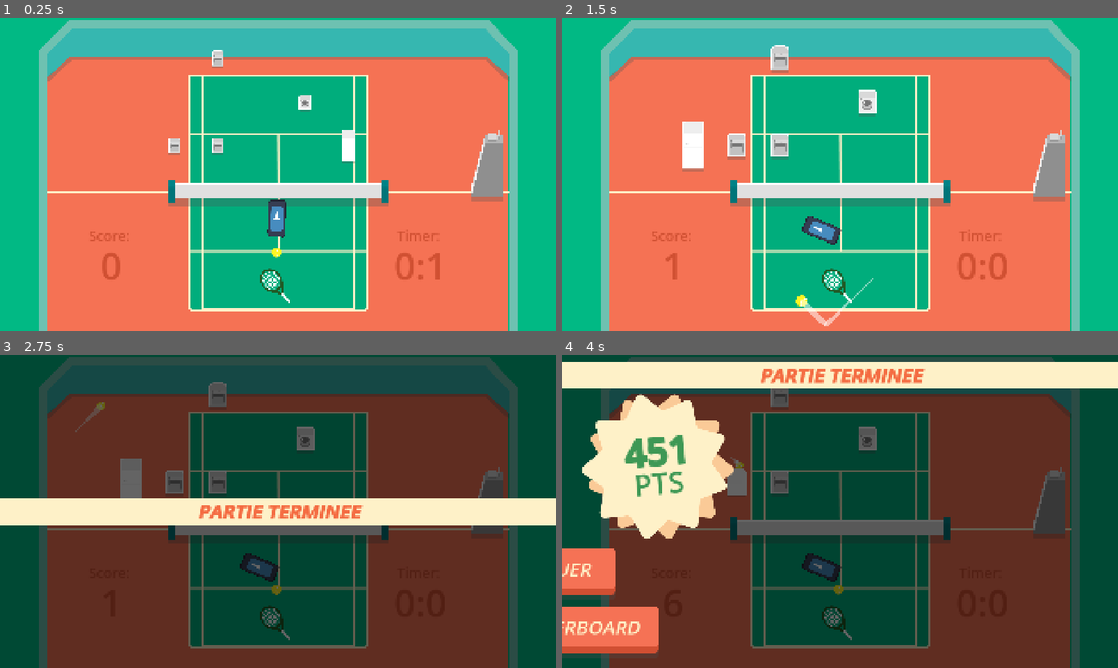
Above: before the commit, frames 1-4 (two rows, left to right).
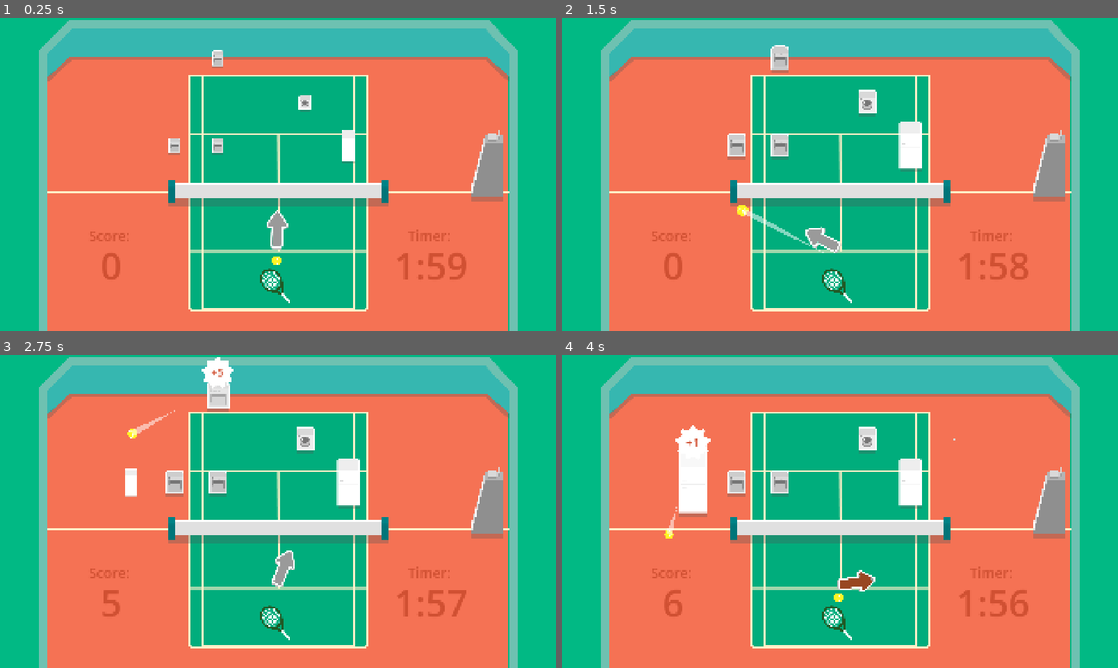
Above: after the commit, the same moments.

Repository: VeryKoolGames/ace_electromenager
Game: Godot game, scene res://Assets/Scenes/Main/main.tscn
Same seed, same stepped clock (60 frames per second), same inputs: the game is played once before the commit and once after it. The engine's default icon, where the game draws it, is replaced by a stand-in: a white triangle on a blue panel in a dark square.
Inputs (mouse positions are in pixels of both pictures, inside the frame that each line leads up to):
- Up to frame 1 (0.25 s): no input
- Up to frame 2 (1.5 s): move the mouse to (962, 158) at 0.52 s; press the mouse at (962, 158) at 0.53 s; move the mouse to (728, 190) at 1.27 s; release the mouse at (728, 190) at 1.28 s; click (728, 190) at 1.35 s
- Up to frame 3 (2.75 s): move the mouse to (333, 442) at 2.02 s; press the mouse at (333, 442) at 2.03 s
- Up to frame 4 (4 s): move the mouse to (812, 574) at 2.77 s; release the mouse at (812, 574) at 2.78 s; click (812, 574) at 2.85 s; move the mouse to (1006, 558) at 3.52 s; press the mouse at (1006, 558) at 3.53 s

The runs differ from the first frame. In frame 1, 1.0% of the frame differs, in the area x 48-84%, y 58-84%; in frame 2, 2.9%; in frame 3, 100%, in the area x 0-100%, y 0-100%; in frame 4, 99%.

Commit message:
incorporate aiming arrow and aiming shot logic

Diff:
--- a/Arrow_Ben.tscn
+++ b/Arrow_Ben.tscn
@@ -1,31 +1,43 @@
-[gd_scene load_steps=4 format=3 uid="uid://dq78x6xcm7yce"]
+[gd_scene load_steps=6 format=3 uid="uid://d28a62ng3fy67"]
 
 [ext_resource type="Texture2D" uid="uid://b6a45wq318l42" path="res://Assets/sprites/ArrowShadow.png" id="1_1upm3"]
 [ext_resource type="Texture2D" uid="uid://d21h63ije38ig" path="res://Assets/sprites/ArrowOutline.png" id="1_6ldg8"]
+[ext_resource type="Script" uid="uid://cane2476nvaiy" path="res://Assets/Scripts/Player/aiming_arrow.gd" id="1_rtyix"]
 [ext_resource type="Texture2D" uid="uid://dh2r6qo86pl08" path="res://Assets/sprites/ArrowBG.png" id="3_hlygf"]
+[ext_resource type="Texture2D" uid="uid://dt4px3bfwa856" path="res://Assets/sprites/Rectangle 153.png" id="4_hlygf"]
 
-[node name="Node2D" type="Node2D"]
+[node name="AimingArrow" type="Node2D"]
+script = ExtResource("1_rtyix")
+fill_speed = 200.0
 
 [node name="ArrowShadow" type="Sprite2D" parent="."]
 modulate = Color(0.733005, 0.733005, 0.733005, 1)
-position = Vector2(0, 11)
+position = Vector2(0, 8)
 texture = ExtResource("1_1upm3")
+offset = Vector2(0, -130)
 
 [node name="ArrowOutline" type="Sprite2D" parent="."]
 texture = ExtResource("1_6ldg8")
+offset = Vector2(0, -130)
 
 [node name="Arrow_Fill" type="Sprite2D" parent="."]
 modulate = Color(0.605274, 0.605274, 0.605274, 1)
-position = Vector2(0, 1)
 texture = ExtResource("3_hlygf")
+offset = Vector2(0, -130)
 
 [node name="Mask" type="Sprite2D" parent="."]
 modulate = Color(0.605274, 0.605274, 0.605274, 1)
 clip_children = 1
-position = Vector2(0, 1)
 texture = ExtResource("3_hlygf")
+offset = Vector2(0, -130)
 
-[node name="Force_Level" type="Sprite2D" parent="Mask"]
-modulate = Color(0.983867, 0.463931, 0.223168, 1)
-position = Vector2(0, -1)
-texture = ExtResource("3_hlygf")
+[node name="StrengthTextureBar" type="TextureProgressBar" parent="Mask"]
+offset_left = -71.0
+offset_top = -251.0
+offset_right = 69.0
+offset_bottom = -8.0
+pivot_offset = Vector2(70, 243)
+fill_mode = 3
+nine_patch_stretch = true
+texture_progress = ExtResource("4_hlygf")
+tint_progress = Color(0.984314, 0.462745, 0.223529, 1)
--- a/Assets/Resources/DrillShot.tres
+++ b/Assets/Resources/DrillShot.tres
@@ -7,6 +7,6 @@
 script = ExtResource("1_hg3by")
 name = "Drill Shot"
 type = 1
-duration = 15.0
+duration = 5.0
 sprite = ExtResource("2_hg3by")
 metadata/_custom_type_script = "uid://1624y4xhog4a"
--- a/Assets/Resources/TripleShot.tres
+++ b/Assets/Resources/TripleShot.tres
@@ -7,6 +7,6 @@
 script = ExtResource("1_r27jd")
 name = "Triple Shot"
 type = 0
-duration = 15.0
+duration = 5.0
 sprite = ExtResource("2_sextf")
 metadata/_custom_type_script = "uid://1624y4xhog4a"
--- a/Assets/Resources/res_leaderboard_line.gd
+++ b/Assets/Resources/res_leaderboard_line.gd
@@ -1,15 +1,11 @@
 extends Resource
-class_name ResPowerUp
+class_name ResLeaderboardLine
 
-enum PowerUpEnum {
-	TRIPLE_SHOT,
-	DRILL_SHOT,
-}
+var name: String
+var place: int
+var score: int
 
-@export var name: String
-@export var type: PowerUpEnum
-@export var duration: float
-@export var sprite: Texture2D
-
-# Node to which this resource is attached
-var node: Node
+func _init(_name: String, _place: int, _score: int) -> void:
+	name = _name
+	place = _place
+	score = _score
--- a/Assets/Resources/res_power_up.gd
+++ b/Assets/Resources/res_power_up.gd
@@ -1,11 +1,15 @@
 extends Resource
-class_name ResLeaderboardLine
+class_name ResPowerUp
 
-var name: String
-var place: int
-var score: int
+enum PowerUpEnum {
+	TRIPLE_SHOT,
+	DRILL_SHOT,
+}
 
-func _init(_name: String, _place: int, _score: int) -> void:
-	name = _name
-	place = _place
-	score = _score
+@export var name: String
+@export var type: PowerUpEnum
+@export var duration: float
+@export var sprite: Texture2D
+
+# Node to which this resource is attached
+var node: Node
--- a/Assets/Scenes/Main/main.tscn
+++ b/Assets/Scenes/Main/main.tscn
@@ -63,6 +63,45 @@
 &"star_rotation": SubResource("Animation_g20yk")
 }
 
+[sub_resource type="Animation" id="Animation_lcdef"]
+length = 0.001
+tracks/0/type = "value"
+tracks/0/imported = false
+tracks/0/enabled = true
+tracks/0/path = NodePath("Star:position")
+tracks/0/interp = 1
+tracks/0/loop_wrap = true
+tracks/0/keys = {
+"times": PackedFloat32Array(0),
+"transitions": PackedFloat32Array(1),
+"update": 0,
+"values": [Vector2(-765, 152)]
+}
+tracks/1/type = "value"
+tracks/1/imported = false
+tracks/1/enabled = true
+tracks/1/path = NodePath("VBoxContainer:position")
+tracks/1/interp = 1
+tracks/1/loop_wrap = true
+tracks/1/keys = {
+"times": PackedFloat32Array(0),
+"transitions": PackedFloat32Array(1),
+"update": 0,
+"values": [Vector2(-764, 632)]
+}
+tracks/2/type = "value"
+tracks/2/imported = false
+tracks/2/enabled = true
+tracks/2/path = NodePath("Banner:position")
+tracks/2/interp = 1
+tracks/2/loop_wrap = true
+tracks/2/keys = {
+"times": PackedFloat32Array(0),
+"transitions": PackedFloat32Array(1),
+"update": 0,
+"values": [Vector2(2030, 494.5)]
+}
+
 [sub_resource type="Animation" id="Animation_oaiys"]
 resource_name = "end_game_enter"
 length = 2.5
@@ -103,45 +142,6 @@
 "values": [Vector2(-764, 632), Vector2(-764, 632), Vector2(150, 632), Vector2(76, 632)]
 }
 
-[sub_resource type="Animation" id="Animation_lcdef"]
-length = 0.001
-tracks/0/type = "value"
-tracks/0/imported = false
-tracks/0/enabled = true
-tracks/0/path = NodePath("Star:position")
-tracks/0/interp = 1
-tracks/0/loop_wrap = true
-tracks/0/keys = {
-"times": PackedFloat32Array(0),
-"transitions": PackedFloat32Array(1),
-"update": 0,
-"values": [Vector2(-765, 152)]
-}
-tracks/1/type = "value"
-tracks/1/imported = false
-tracks/1/enabled = true
-tracks/1/path = NodePath("VBoxContainer:position")
-tracks/1/interp = 1
-tracks/1/loop_wrap = true
-tracks/1/keys = {
-"times": PackedFloat32Array(0),
-"transitions": PackedFloat32Array(1),
-"update": 0,
-"values": [Vector2(-764, 632)]
-}
-tracks/2/type = "value"
-tracks/2/imported = false
-tracks/2/enabled = true
-tracks/2/path = NodePath("Banner:position")
-tracks/2/interp = 1
-tracks/2/loop_wrap = true
-tracks/2/keys = {
-"times": PackedFloat32Array(0),
-"transitions": PackedFloat32Array(1),
-"update": 0,
-"values": [Vector2(2030, 494.5)]
-}
-
 [sub_resource type="AnimationLibrary" id="AnimationLibrary_iyic7"]
 _data = {
 &"RESET": SubResource("Animation_lcdef"),
@@ -298,7 +298,7 @@
 vertical_alignment = 1
 
 [node name="Timer" type="Timer" parent="GameUI/ScoreAndTimerContainer/GameTimerManager"]
-wait_time = 2.0
+wait_time = 120.0
 one_shot = true
 
 [node name="EndGameUI" type="Control" parent="."]
@@ -424,7 +424,7 @@
 anchor_bottom = 1.0
 grow_horizontal = 2
 grow_vertical = 2
-rotation = -5.81184
+rotation = -3.55806
 pivot_offset = Vector2(250, 250)
 texture = ExtResource("9_g20yk")
 
@@ -436,7 +436,7 @@
 anchor_bottom = 1.0
 grow_horizontal = 2
 grow_vertical = 2
-rotation = 5.98638
+rotation = 3.73259
 pivot_offset = Vector2(250, 250)
 texture = ExtResource("9_g20yk")
 
--- a/Assets/Scenes/Player/player.tscn
+++ b/Assets/Scenes/Player/player.tscn
@@ -1,9 +1,8 @@
-[gd_scene load_steps=7 format=3 uid="uid://ch6ioi1a5wa3a"]
+[gd_scene load_steps=6 format=3 uid="uid://ch6ioi1a5wa3a"]
 
 [ext_resource type="Script" uid="uid://cwtice5ghbvj5" path="res://Assets/Scripts/Player/player.gd" id="1_3b2lm"]
-[ext_resource type="Texture2D" uid="uid://bnapbj4wso7u6" path="res://icon.svg" id="1_pre2s"]
-[ext_resource type="Script" uid="uid://cane2476nvaiy" path="res://Assets/Scripts/Player/aiming_arrow.gd" id="2_15at3"]
 [ext_resource type="Texture2D" uid="uid://c3tnwvd0p6g41" path="res://Assets/sprites/Raquette.png" id="2_wp0h6"]
+[ext_resource type="PackedScene" uid="uid://d28a62ng3fy67" path="res://Arrow_Ben.tscn" id="3_fg6bc"]
 [ext_resource type="Script" uid="uid://fpx7vinicqon" path="res://Assets/Scripts/Ball/ball_spawner.gd" id="4_340hg"]
 [ext_resource type="PackedScene" uid="uid://bua6ps1mia14x" path="res://Assets/Scenes/Ball/ball.tscn" id="5_340hg"]
 
@@ -16,14 +15,9 @@
 scale = Vector2(0.5, 0.5)
 texture = ExtResource("2_wp0h6")
 
-[node name="AimingArrow" type="Node2D" parent="."]
-position = Vector2(0, -157)
-script = ExtResource("2_15at3")
-
-[node name="Sprite2D" type="Sprite2D" parent="AimingArrow"]
-scale = Vector2(0.484375, 1)
-texture = ExtResource("1_pre2s")
-offset = Vector2(-2.06452, -64)
+[node name="AimingArrow" parent="." instance=ExtResource("3_fg6bc")]
+position = Vector2(0, -119)
+scale = Vector2(0.5, 0.5)
 
 [node name="BallSpawner" type="Node2D" parent="."]
 script = ExtResource("4_340hg")
@@ -31,7 +25,7 @@
 spawn_cooldown = 2
 
 [node name="SpawnPoint" type="Node2D" parent="BallSpawner"]
-position = Vector2(0, -104)
+position = Vector2(0, -76)
 
 [node name="CooldownTimer" type="Timer" parent="BallSpawner"]
 wait_time = 2.0
--- a/Assets/Scripts/Player/aiming_arrow.gd
+++ b/Assets/Scripts/Player/aiming_arrow.gd
@@ -1,14 +1,26 @@
 extends Node2D
+class_name AimingArrow
+
+@onready var strength_texture_bar: TextureProgressBar = $Mask/StrengthTextureBar
+@export var fill_speed := 0.0
+var fill_direction = 1
+var is_player_shooting := false
 
 const MIN_ROT = deg_to_rad(-90)
 const MAX_ROT = deg_to_rad( 90)
 
-var shot_strength: float = 0.0
+var bar_value: float = 0.0
 var shot_direction: Vector2
 
-func _process(_delta):
+func _process(delta):
 	if not GameState.is_in_game_mode():
 		return
+	rotate_arrow()
+	if not is_player_shooting:
+		return
+	handle_strength(delta)
+
+func rotate_arrow() -> void:
 	var mpos = get_global_mouse_position()
 	shot_direction  = (mpos - global_position)
 
@@ -19,11 +31,28 @@
 	else:
 		rotation = (MIN_ROT if shot_direction.x < 0 else MAX_ROT)
 
+func handle_strength(delta) -> void:
+	if strength_texture_bar.value <= strength_texture_bar.min_value:
+		fill_direction = 1
+	elif strength_texture_bar.value >= strength_texture_bar.max_value:
+		fill_direction = -1
+	bar_value += (delta * fill_speed) * fill_direction
+	strength_texture_bar.value = bar_value
+
 func start_charging_shot() -> void:
-	pass
+	is_player_shooting = true
 
 func stop_charging_shot() -> Dictionary:
-	return {
-		"shot_strength": shot_strength,
+	var ret = {
+		"shot_strength": bar_value,
 		"shot_direction": shot_direction.normalized()
 	}
+	reset_values()
+	return ret
+
+func reset_values() -> void:
+	is_player_shooting = false
+	fill_direction = 1
+	bar_value = 0
+	var tween = create_tween()
+	tween.tween_property(strength_texture_bar, "value", 0, 0.1)
--- a/Assets/Scripts/Player/player.gd
+++ b/Assets/Scripts/Player/player.gd
@@ -1,6 +1,7 @@
 extends Node2D
 
 @onready var ball_spawner: BallSpawner = $BallSpawner
+@onready var aiming_arrow: AimingArrow = $AimingArrow
 var current_ball: Ball
 var shooting_behavior: ShootingBehavior
 var active_powerups: Dictionary = {}
@@ -13,7 +14,9 @@
 	if not GameState.is_in_game_mode():
 		return
 	if current_ball and event.is_action_pressed("shoot"):
-		shoot_ball()
+		aiming_arrow.start_charging_shot()
+	elif current_ball and event.is_action_released("shoot") and aiming_arrow.is_player_shooting:
+		shoot_ball(aiming_arrow.stop_charging_shot())
 
 func on_power_up_picked_up(power_up: ResPowerUp) -> void:
 	if power_up.type in active_powerups:
@@ -58,10 +61,10 @@
 			ResPowerUp.PowerUpEnum.TRIPLE_SHOT:
 				shooting_behavior = TripleShot.new(shooting_behavior)
 
-func shoot_ball() -> void:
+func shoot_ball(data: Dictionary) -> void:
 	ball_spawner.start_cooldown()
 	apply_powerups_to_ball(current_ball)
-	shooting_behavior.shoot(self, get_shoot_direction(), current_ball)
+	shooting_behavior.shoot(self, get_shoot_direction(data), current_ball)
 	current_ball = null
 
 func apply_powerups_to_ball(ball: Ball) -> void:
@@ -70,10 +73,9 @@
 			ResPowerUp.PowerUpEnum.DRILL_SHOT:
 				ball.start_drilling_behavior()
 
-func get_shoot_direction() -> Vector2:
-	var mpos = get_global_mouse_position()
-	var dir = (mpos - global_position).normalized()
-	return dir * 1000
+func get_shoot_direction(data: Dictionary) -> Vector2:
+	print(data)
+	return data.get("shot_direction") * (data.get("shot_strength") * 10)
 
 func set_current_ball(new_ball: Ball):
 	current_ball = new_ball
